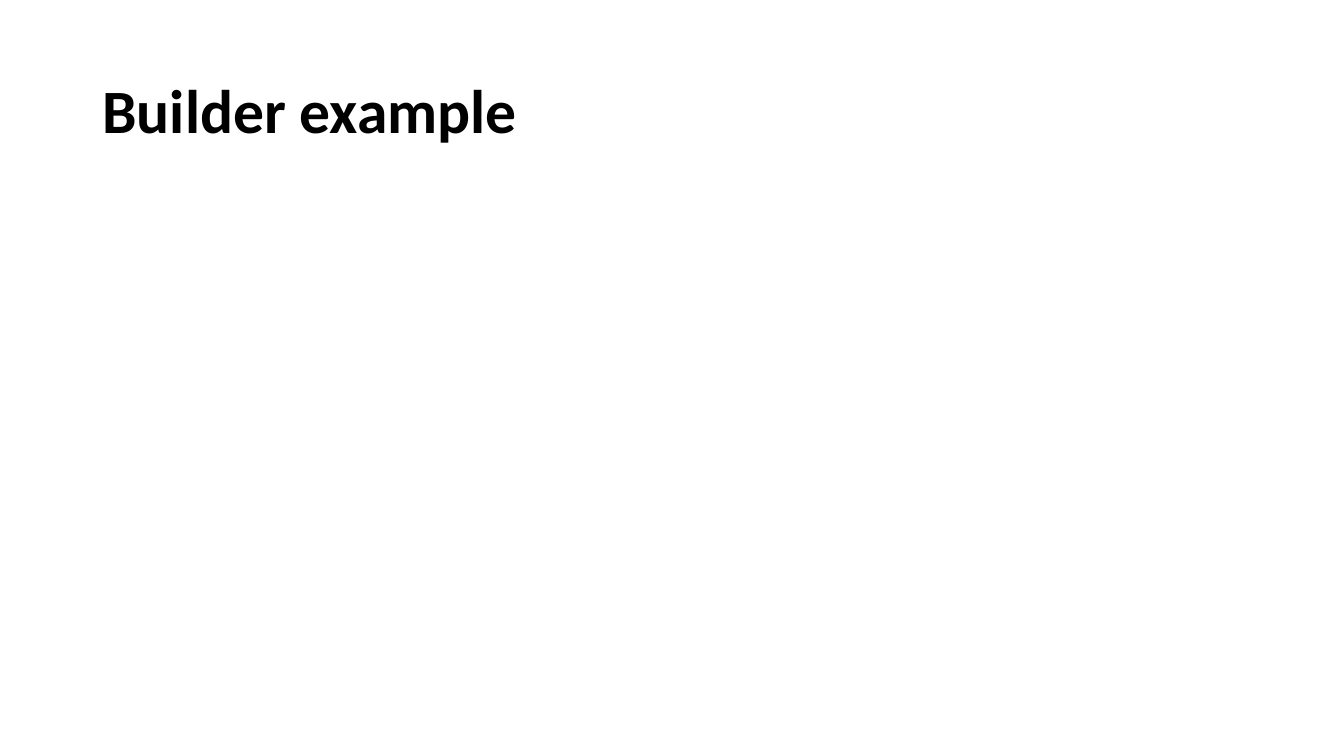
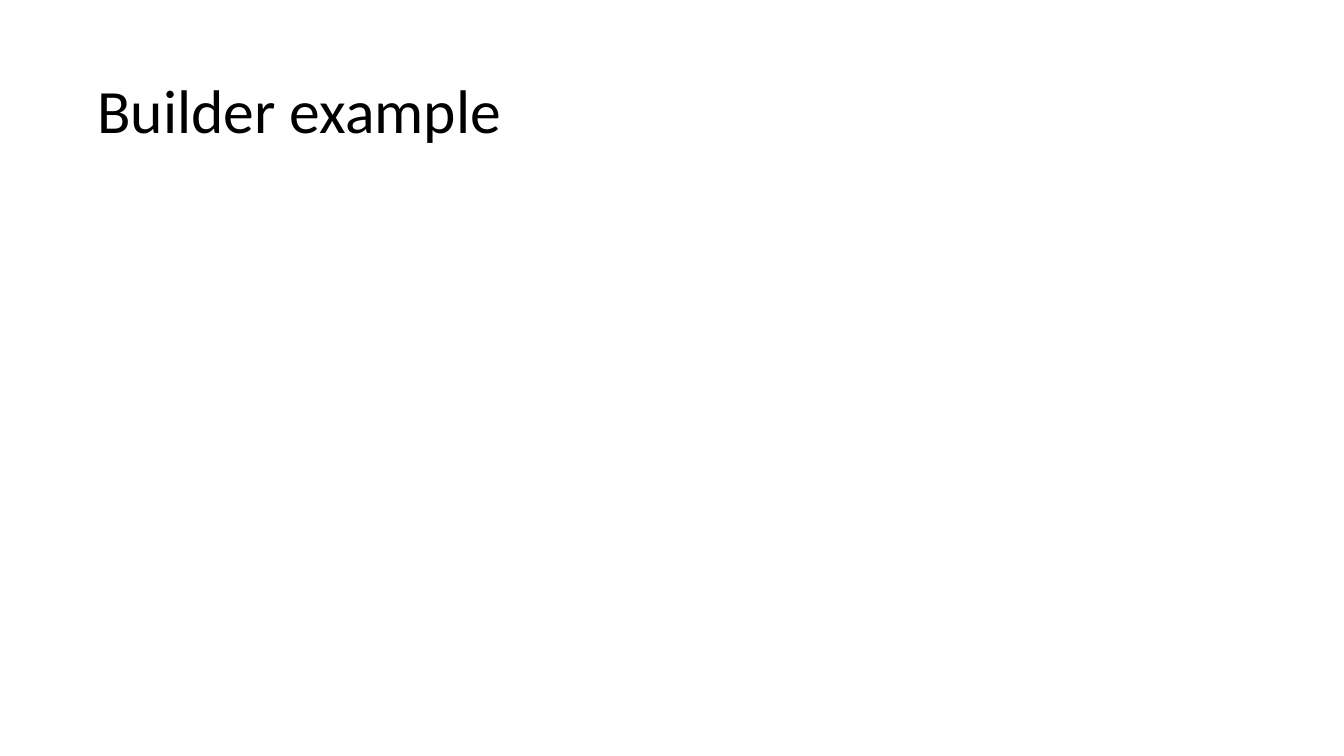
Before and after one commit to caggursoy/PsychoPy-Intro-Course, a slide deck: slide 19 of intro-psychopy/part2.pptx (slide 6 before the commit). Drawn at 1344x756 pixels with LibreOffice and Linux fonts; fonts in the diff are those of the drawing. Boxes give left, top, right and bottom in pixels: in the first picture for what was removed or moved away, otherwise in the second. Text is boxed around its words. In the diff, an @@ line names an element or a change of style, - is before the commit and + after.

```diff
--- a/intro-psychopy/part2.pptx
+++ b/intro-psychopy/part2.pptx
@@ title "Builder example" at (97, 90, 501, 143): bold off @@
```
Also in this commit, not shown: 6 other slides changed, 13 slides added, 1 other file.
